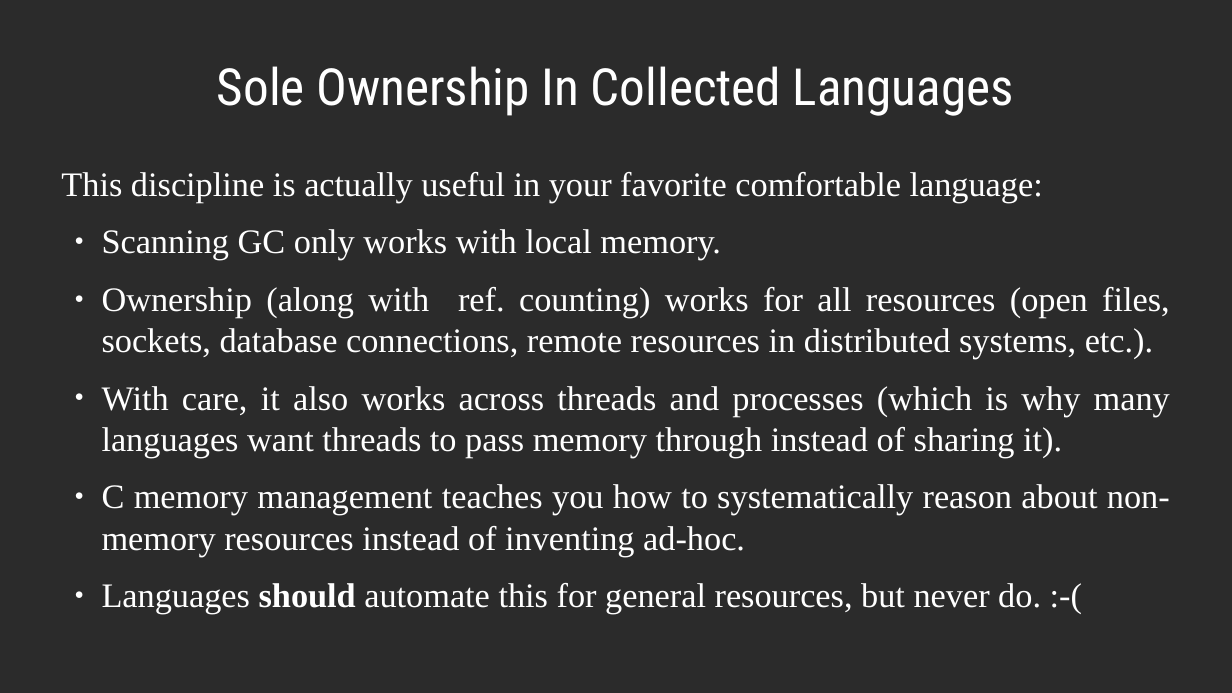
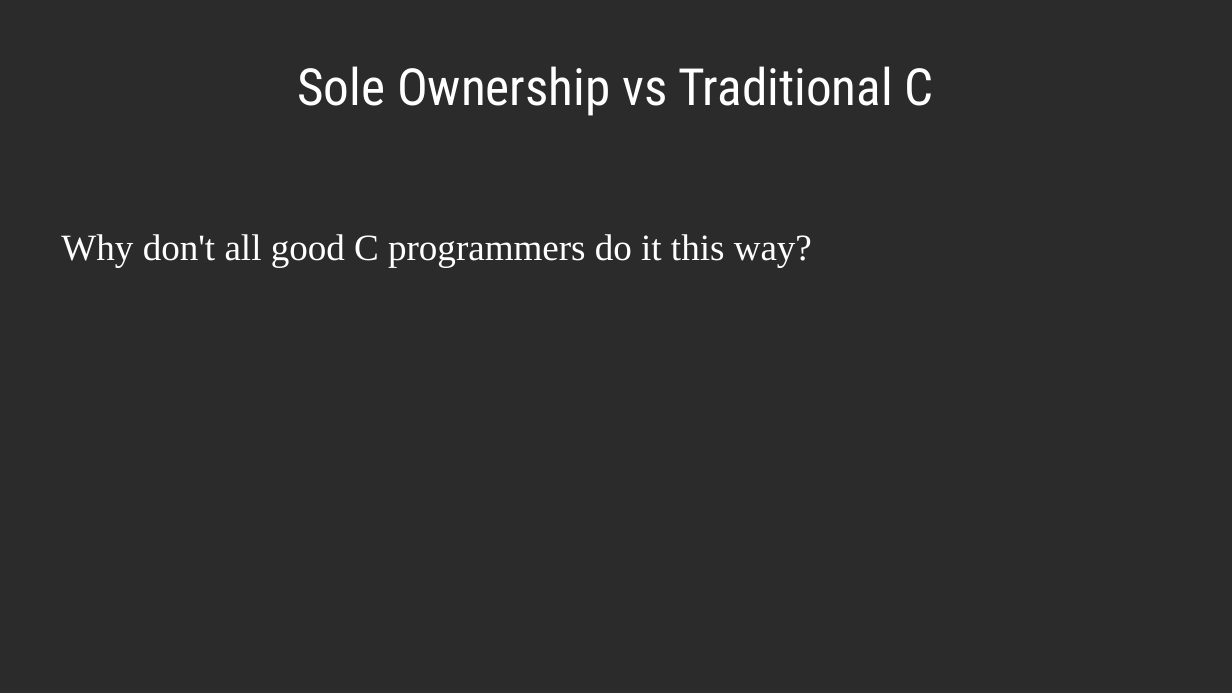
Before and after one commit to dllaurence/youngmanandc, a slide deck: slide 40 of 2020-youngmanandthec-scale.odp (slide 44 before the commit). Drawn at 1232x693 pixels with LibreOffice and Linux fonts; fonts in the diff are those of the drawing; background and template pictures are left out; a plain dark background stands for a picture behind light text. Boxes give left, top, right and bottom in pixels: in the first picture for what was removed or moved away, otherwise in the second. Text is boxed around its words. In the diff, an @@ line names an element or a change of style, - is before the commit and + after.

```diff
--- a/2020-youngmanandthec-scale.odp
+++ b/2020-youngmanandthec-scale.odp
@@ title at (297, 66, 933, 116): text changed @@
-Sole Ownership In Collected Languages
+Sole Ownership vs Traditional C
@@ text at (61, 234, 812, 267): text changed; size 22.1 to 23.9 pt @@
-This discipline is actually useful in your favorite comfortable language:
-● Scanning GC only works with local memory.
-● Ownership (along with ref. counting) works for all resources (open files, sockets, database connections, remote resources in distributed systems, etc.).
-● With care, it also works across threads and processes (which is why many languages want threads to pass memory through instead of sharing it).
-● C memory management teaches you how to systematically reason about non-memory resources instead of inventing ad-hoc.
-● Languages should automate this for general resources, but never do. :-(
+Why don't all good C programmers do it this way?
```
Also in this commit, not shown: 12 other slides changed, 15 slides added, 3 slides removed.
